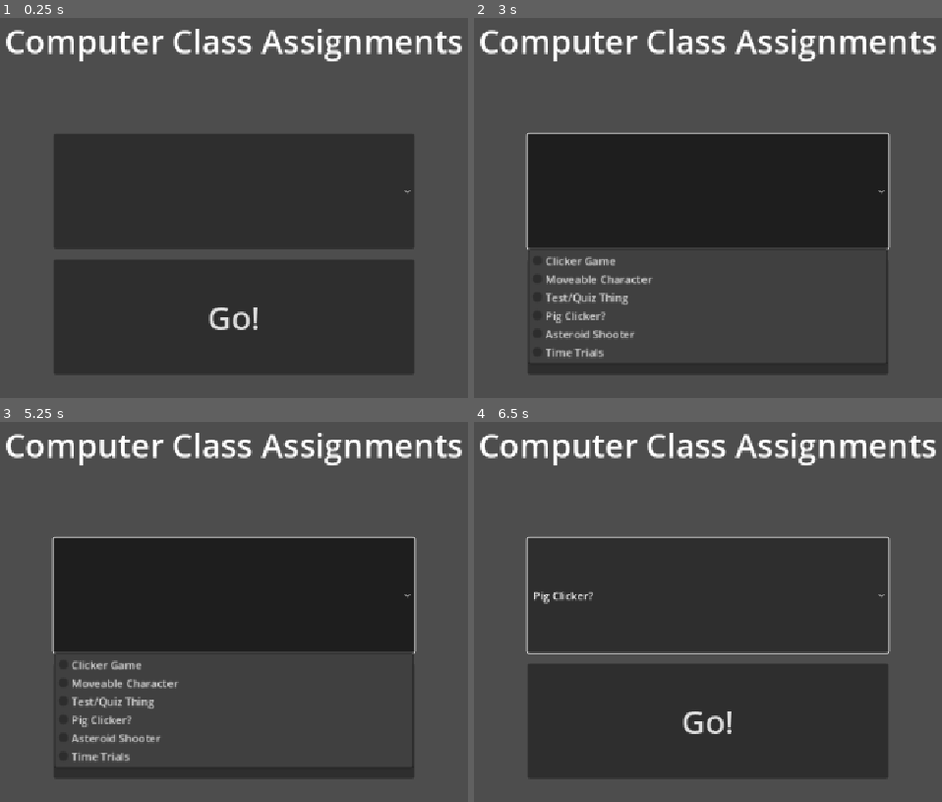
Above: before the commit, frames 1-4 (two rows, left to right).
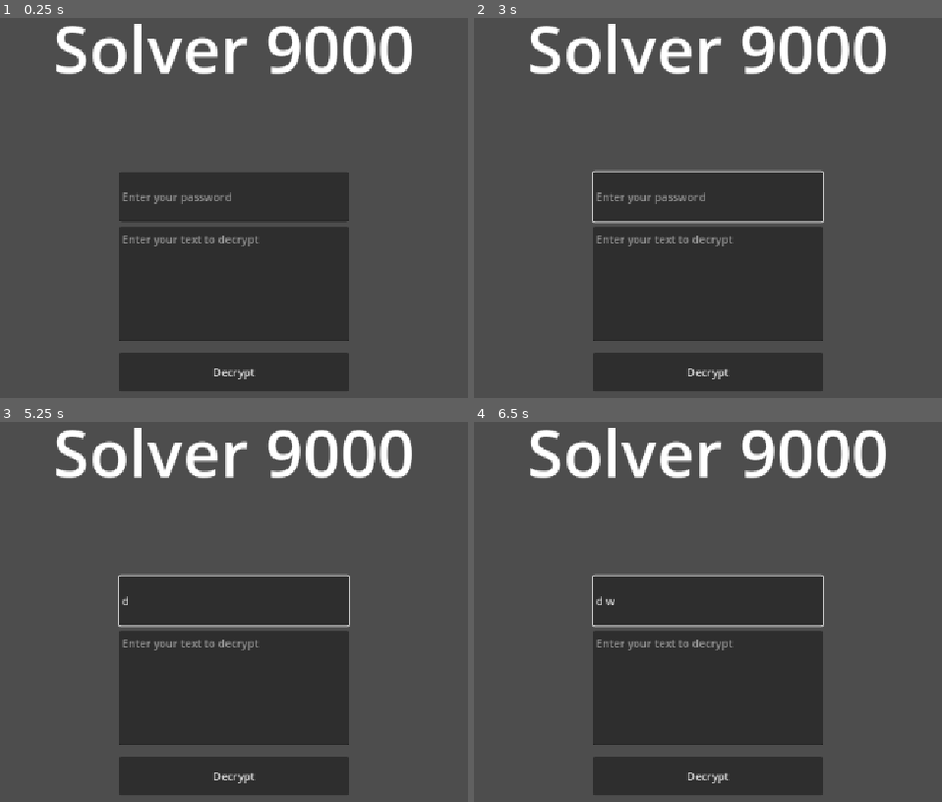
Above: after the commit, the same moments.

Repository: V3AI-Seven/processing-assignments-10
Game: Godot game, scene res://scenes/projects/riddle.tscn
The game is run twice, just before and just after one commit, with the same random seed, the same clock (stepped at 60 frames per second) and the same inputs. Before the commit the project starts from res://scenes/main_menu.tscn.
Inputs (mouse positions are in pixels of both pictures, inside the frame that each line leads up to):
- Up to frame 1 (0.25 s): no input
- Up to frame 2 (3 s): click (708, 371) at 0.5 s, where only the run after the commit has a clickable "Decrypt"; click (708, 318) at 1.25 s, where only the run before the commit has a clickable "Go!"; click (708, 318) at 2 s, where only the run before the commit has a clickable "Go!"; click (708, 192) at 2.77 s
- Up to frame 3 (5.25 s): tap Enter at 3.5, 5 s; move the mouse to (407, 600) at 3.52 s; hold D 3.53-4.28 s; tap Space at 3.77, 4.25, 4.52 s; move the mouse to (74, 646) at 4.27 s; hold S 4.28-5.03 s; move the mouse to (313, 524) at 5.02 s; hold D from 5.03 s (still down)
- Up to frame 4 (6.5 s): tap Space at 5.75, 6.02 s; move the mouse to (670, 710) at 5.77 s; release D at 5.78 s; hold W from 5.78 s (still down)

The runs differ from the first frame. In frame 1, 33% of the frame differs, in the area x 1-99%, y 1-99%; in frame 2, 26%; in frame 3, 25%; in frame 4, 34%.

Commit message:
Work on stuff for a riddle thing

Diff:
--- a/project.godot
+++ b/project.godot
@@ -11,7 +11,7 @@
 [application]
 
 config/name="CompSci 10 Processing"
-run/main_scene="uid://d2xajq0p5tvda"
+run/main_scene="uid://ccbijnegsl5vm"
 config/features=PackedStringArray("4.5", "GL Compatibility")
 config/icon="res://icon.svg"
 
--- a/scenes/main_menu.tscn
+++ b/scenes/main_menu.tscn
@@ -36,7 +36,7 @@
 offset_top = 200.0
 offset_right = 840.0
 offset_bottom = 368.0
-item_count = 6
+item_count = 7
 popup/item_0/text = "Clicker Game"
 popup/item_0/id = 0
 popup/item_1/text = "Moveable Character"
@@ -49,5 +49,7 @@
 popup/item_4/id = 4
 popup/item_5/text = "Time Trials"
 popup/item_5/id = 5
+popup/item_6/text = "Riddle Solver"
+popup/item_6/id = 6
 
 [connection signal="pressed" from="Go" to="." method="switch_to_project"]
--- /dev/null
+++ b/scenes/projects/riddle.tscn
@@ -0,0 +1,64 @@
+[gd_scene load_steps=2 format=3 uid="uid://ccbijnegsl5vm"]
+
+[ext_resource type="Script" uid="uid://b6121egcbtm1g" path="res://scripts/Riddle/riddle.gd" id="1_db6cd"]
+
+[node name="Riddle" type="Control"]
+layout_mode = 3
+anchors_preset = 15
+anchor_right = 1.0
+anchor_bottom = 1.0
+grow_horizontal = 2
+grow_vertical = 2
+script = ExtResource("1_db6cd")
+
+[node name="Label" type="Label" parent="."]
+layout_mode = 0
+offset_left = 304.0
+offset_top = 8.0
+offset_right = 848.0
+offset_bottom = 140.0
+theme_override_font_sizes/font_size = 96
+text = "Solver 9000"
+horizontal_alignment = 1
+
+[node name="LineEdit" type="LineEdit" parent="."]
+layout_mode = 0
+offset_left = 408.0
+offset_top = 256.0
+offset_right = 744.0
+offset_bottom = 328.0
+placeholder_text = "Enter your password"
+
+[node name="TextEdit" type="TextEdit" parent="."]
+layout_mode = 0
+offset_left = 408.0
+offset_top = 336.0
+offset_right = 744.0
+offset_bottom = 504.0
+placeholder_text = "Enter your text to decrypt"
+
+[node name="DecryptButton" type="Button" parent="."]
+layout_mode = 0
+offset_left = 408.0
+offset_top = 520.0
+offset_right = 744.0
+offset_bottom = 576.0
+text = "Decrypt"
+
+[node name="PopupPanel" type="PopupPanel" parent="."]
+oversampling_override = 1.0
+title = "Solved!"
+initial_position = 1
+size = Vector2i(200, 100)
+unresizable = false
+force_native = true
+
+[node name="Label" type="Label" parent="PopupPanel"]
+offset_left = 4.0
+offset_top = 4.0
+offset_right = 196.0
+offset_bottom = 96.0
+text = "Solved Text:
+\"The answer is 42\""
+
+[connection signal="pressed" from="DecryptButton" to="." method="decrypt"]
--- a/scripts/MainMenu/main_menu.gd
+++ b/scripts/MainMenu/main_menu.gd
@@ -19,3 +19,5 @@
 			get_tree().change_scene_to_file("res://scenes/projects/asteroid_shooter.tscn")
 		5: #time trials parkou
 			get_tree().change_scene_to_file("res://scenes/projects/time_trials.tscn")
+		6: #thing for the riddle
+			get_tree().change_scene_to_file("res://scenes/projects/riddle.tscn")
--- /dev/null
+++ b/scripts/Riddle/riddle.gd
@@ -0,0 +1,15 @@
+extends Control
+
+var validDecryptionKey = "basements, right?"
+var validText = "Lorem ipsum dolor sit amet, consectetur adipiscing elit. Aenean eu porttitor orci, et vehicula dui. Quisque pharetra vulputate ipsum vel lacinia. Cras elementum metus ut placerat vulputate. Ut nec orci eleifend, posuere est et, luctus magna. Donec at rhoncus risus, id tincidunt ex. Morbi in justo elit. Aliquam."
+
+var decryptionKey = ""
+var textToDecrypt = ""
+
+func decrypt() -> void:
+	decryptionKey = $LineEdit.text
+	textToDecrypt = $TextEdit.text
+
+	if decryptionKey == validDecryptionKey:
+		if textToDecrypt == validText:
+			$PopupPanel.popup()
Not shown, changed: export_presets.cfg
Not shown, added: scripts/Riddle/riddle.gd.uid
